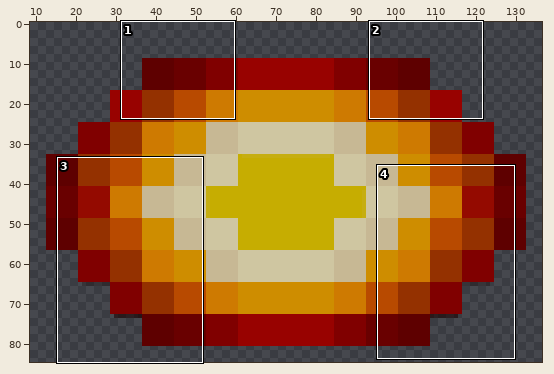
File history of a sprite sheet, mt_gradius/images/option.png. The picture above shows the old version from afar; the outline marks the close-up.
Close-up. Before the edit:
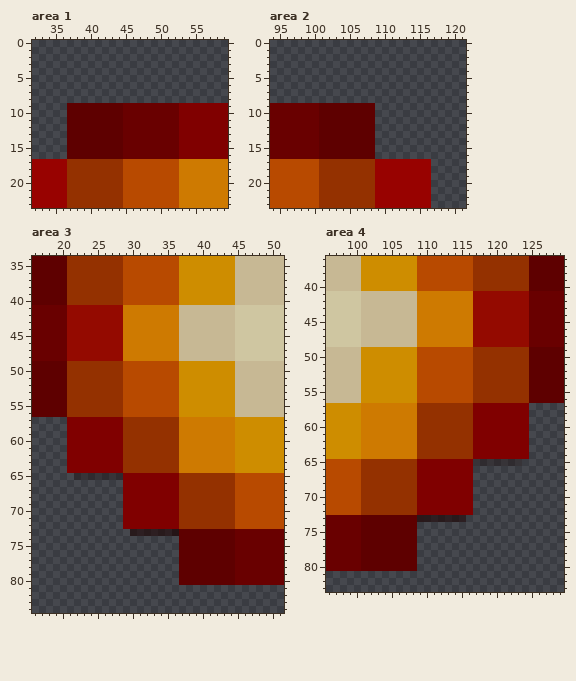
The file is 145x90 pixels. Colours within 5 levels of each other are drawn and written as one. Shown: area 1: x 32..59, y 0..23; area 2: x 94..121, y 0..23; area 3: x 16..51, y 34..84; area 4: x 96..129, y 36..83. The wide view leaves out empty margins.
And afterwards:
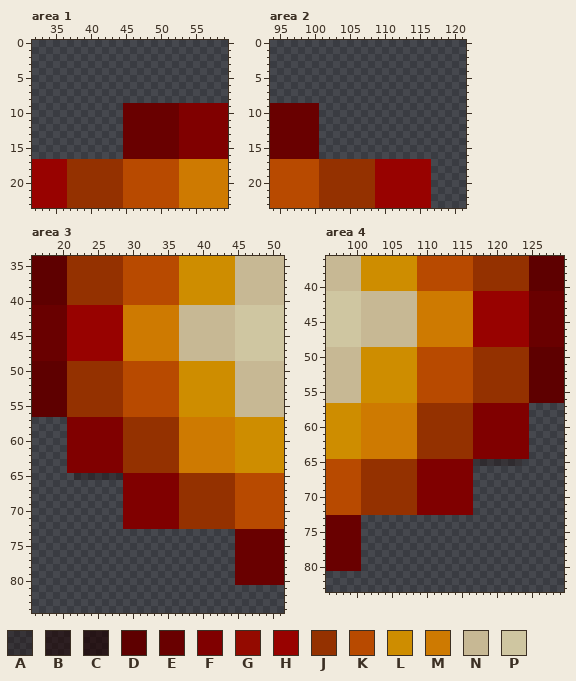
Palette (. is transparent): A #12000048  B #1a000091  C #1b0000a9  D #5e0000  E #690000  F #800000  G #940a00  H #980200  J #943100  K #b84a00  L #ce8d00  M #ce7a01  N #c7b894  P #cfc6a1
Log entry: change option image to polish around its edge.
Changes in this commit:
Changed rows in their new state; - is an unchanged pixel.
Area 1:
first column x 37:
 9 ........
10 ........
11 ........
12 ........
13 ........
14 ........
15 ........
16 ........
Area 2:
first column x 101:
 9 ........
10 ........
11 ........
12 ........
13 ........
14 ........
15 ........
16 ........
Area 3:
first column x 21:
41 HHHHHHHH
42 HHHHHHHH
43 HHHHHHHH
44 HHHHHHHH
45 HHHHHHHH
46 HHHHHHHH
47 HHHHHHHH
48 HHHHHHHH
first column x 30:
73 ...............
74 -------........
75 -------........
76 -------........
77 -------........
78 -------........
79 -------........
80 -------........
Area 4:
first column x 117:
41 HHHHHHHH
42 HHHHHHHH
43 HHHHHHHH
44 HHHHHHHH
45 HHHHHHHH
46 HHHHHHHH
47 HHHHHHHH
48 HHHHHHHH
first column x 101:
73 ...............
74 ........-------
75 ........-------
76 ........-------
77 ........-------
78 ........-------
79 ........-------
80 ........-------
